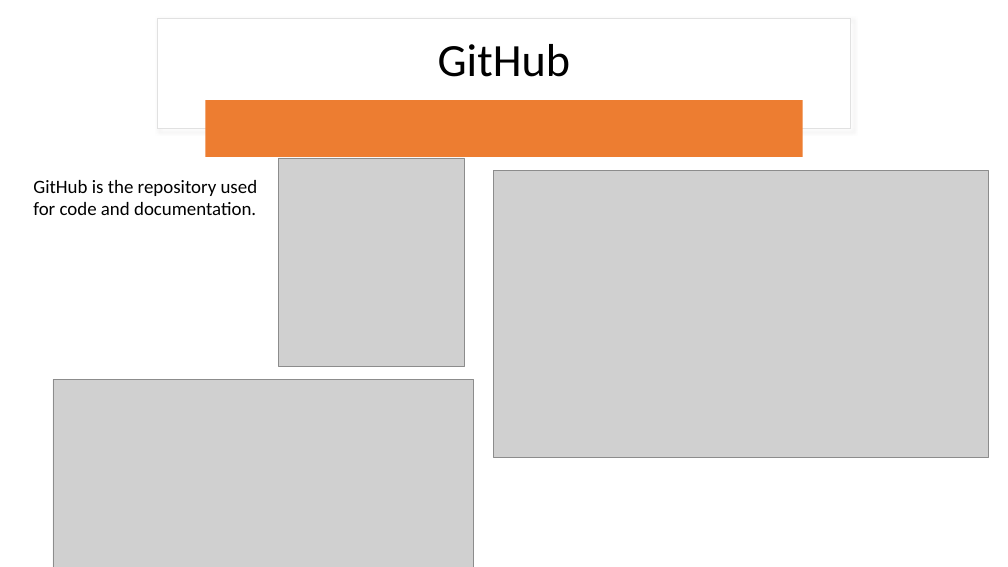
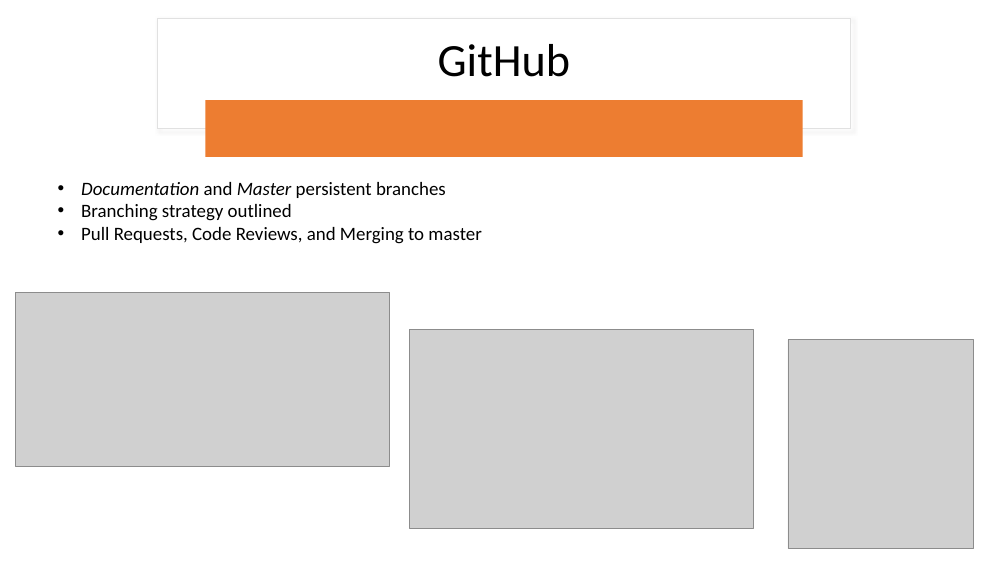
Before and after one commit to rlennon/ConnachtUni, a slide deck: slide 6 of documentation/Demonstrations/Connacht_University_TeamDC.pptx. Drawn at 1008x567 pixels with LibreOffice and Linux fonts; fonts in the diff are those of the drawing; grey boxes stand for pictures. Boxes give left, top, right and bottom in pixels: in the first picture for what was removed or moved away, otherwise in the second. Text is boxed around its words. In the diff, an @@ line names an element or a change of style, - is before the commit and + after.

```diff
--- a/documentation/Demonstrations/Connacht_University_TeamDC.pptx
+++ b/documentation/Demonstrations/Connacht_University_TeamDC.pptx
@@ text removed at (33,180,258,215) @@
-GitHub is the repository used for code and documentation.
@@ text added at (81,182,481,244), 18 pt, text #000000 @@
+• Documentation and Master persistent branches
+• Branching strategy outlined
+• Pull Requests, Code Reviews, and Merging to master
@@ picture: place and size @@
-picture at (53,380,473,567)
+picture at (16,293,389,467)
@@ picture: place and size @@
-picture at (493,171,988,457)
+picture at (410,330,754,529)
@@ picture: place and size @@
-picture at (279,158,464,367)
+picture at (788,340,973,549)
```
Also in this commit, not shown: 1 slide added, 1 slide removed.
